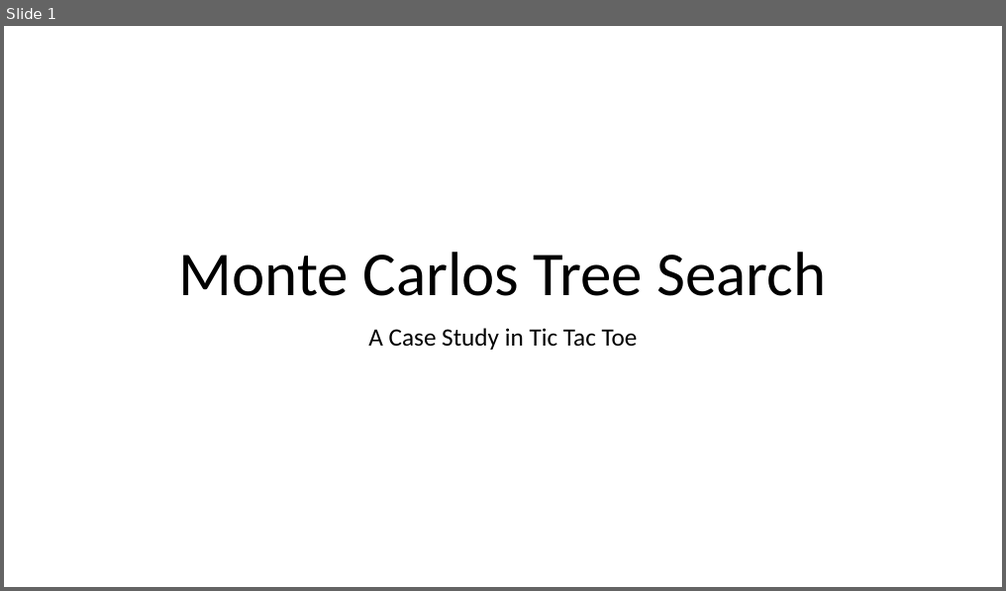
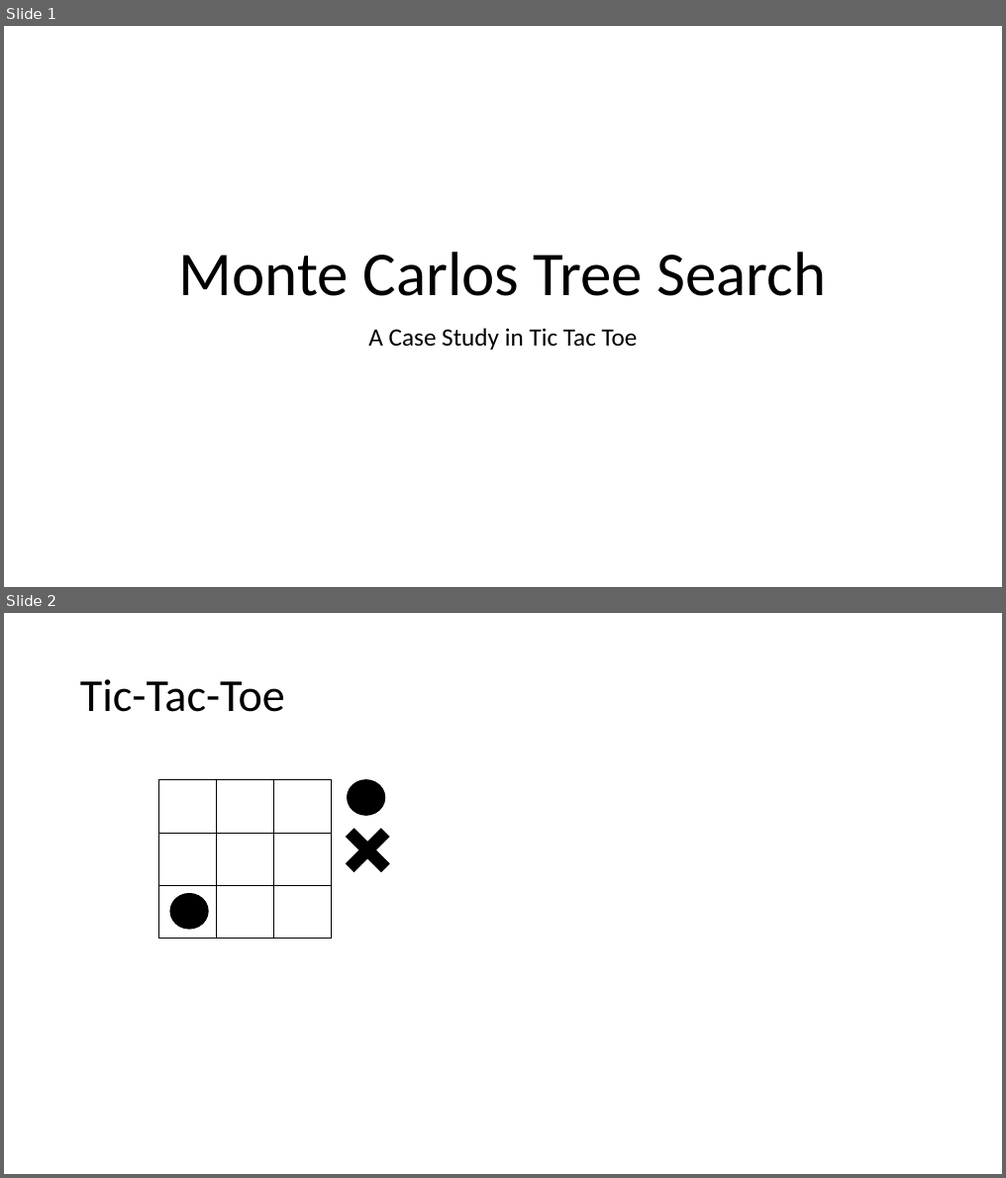
Before and after one commit to rojas70/MAEG-3080-project, a slide deck: ppt/MCTS.pptx. Shown one above the other, each under a label of ours: slide 1 before the commit, slides 1 and 2 after it. The pictures are 1006x591 and 1006x1178 pixels, drawn with LibreOffice and Linux fonts; fonts in the diff are those of the drawing. Boxes give left, top, right and bottom in pixels: in the first picture for what was removed or moved away, otherwise in the second. Text is boxed around its words. In the diff, an @@ line names an element or a change of style, - is before the commit and + after.

```diff
--- a/ppt/MCTS.pptx
+++ b/ppt/MCTS.pptx
@@ slide 2 added at box(4, 613, 1002, 1174), background #FFFFFF @@
@@ title added at box(80, 679, 285, 712), 44 pt, text #000000 @@
+Tic-Tac-Toe
@@ table added at box(159, 780, 332, 939), 3 rows, 3 columns @@
+ |  | 
+ |  | 
+ |  | 
@@ ellipse added at box(347, 780, 385, 815), fill #000000, outline #000000 1 pt @@
@@ plus added at box(333, 815, 403, 885), fill #000000, outline #000000 1 pt @@
@@ ellipse added at box(170, 894, 208, 929), fill #000000, outline #000000 1 pt @@
```
Also in this commit, not shown: 1 other slide added, 1 slide removed, 4 other files.
